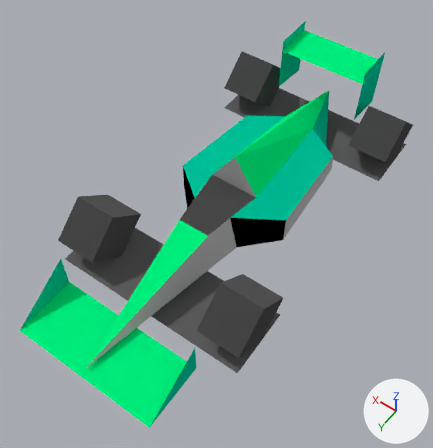
The Blender file models/car_ai_genesis.blend as it was, and as the next commit left it.
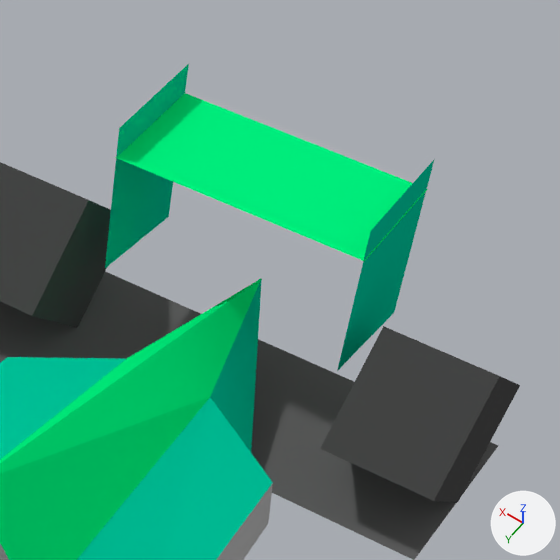
Old and new are each drawn whole from a camera (50 mm lens) standing at (-7.87, 11.16, 17.85) and looking at (-0.21, 0.44, 1.0) and again close up on the part from 56% to 98% of the width and 0% to 40% of the height. Every picture has the same lights, and +X, +Y and +Z are marked at lower right.

The first close-up shows 'car_ai'.
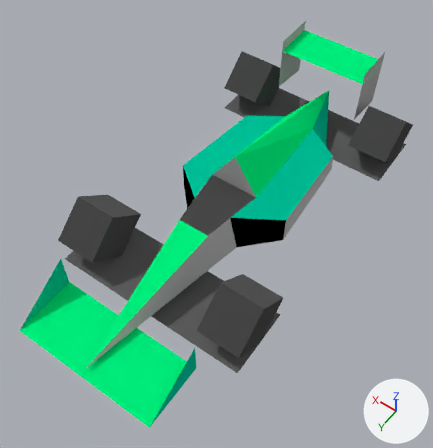
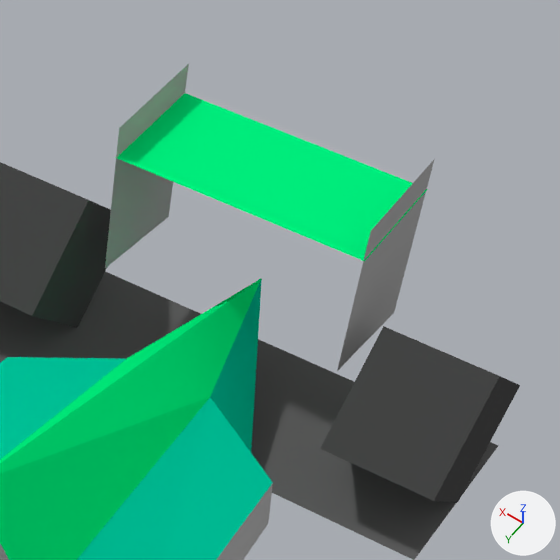
Boxes [x1, y1, x2, y2] around the edits, measured in the close-ups (560 x 560 px):
```json
{"part": 1, "of": "me_track_000", "change": "recoloured", "before": [105, 64, 434, 371], "after": [105, 64, 434, 371], "on screen": "cyan to grey"}
```

Scene script edits in JSON lines:
```json
{"op": "add", "block": "mat_66_dual", "code": ["mat_66_dual = diffuse_material('66_dual')", "mat_66_dual.base_color = (0.4, 0.4, 0.4)  # grey #aaaaaa"]}
{"block": "me_track_000", "where": "me_track_000.from_pydata(...)  # 81 vertices, 54 faces; spans x -3.8..3.8, y -8.6..7.3, z -0.1..3.5"}
{"block": "me_track_000", "where": "# used by ob_car_ai; location = (0.0, 0.0, 0.11)"}
{"block": "me_track_000", "change": "me_track_000 part 1: all 2 faces centred in x -1.8..1.8, y -7.8, z 2.3 switch from mat_33_dual (cyan #00c099) to mat_66_dual (grey #aaaaaa)"}
```
